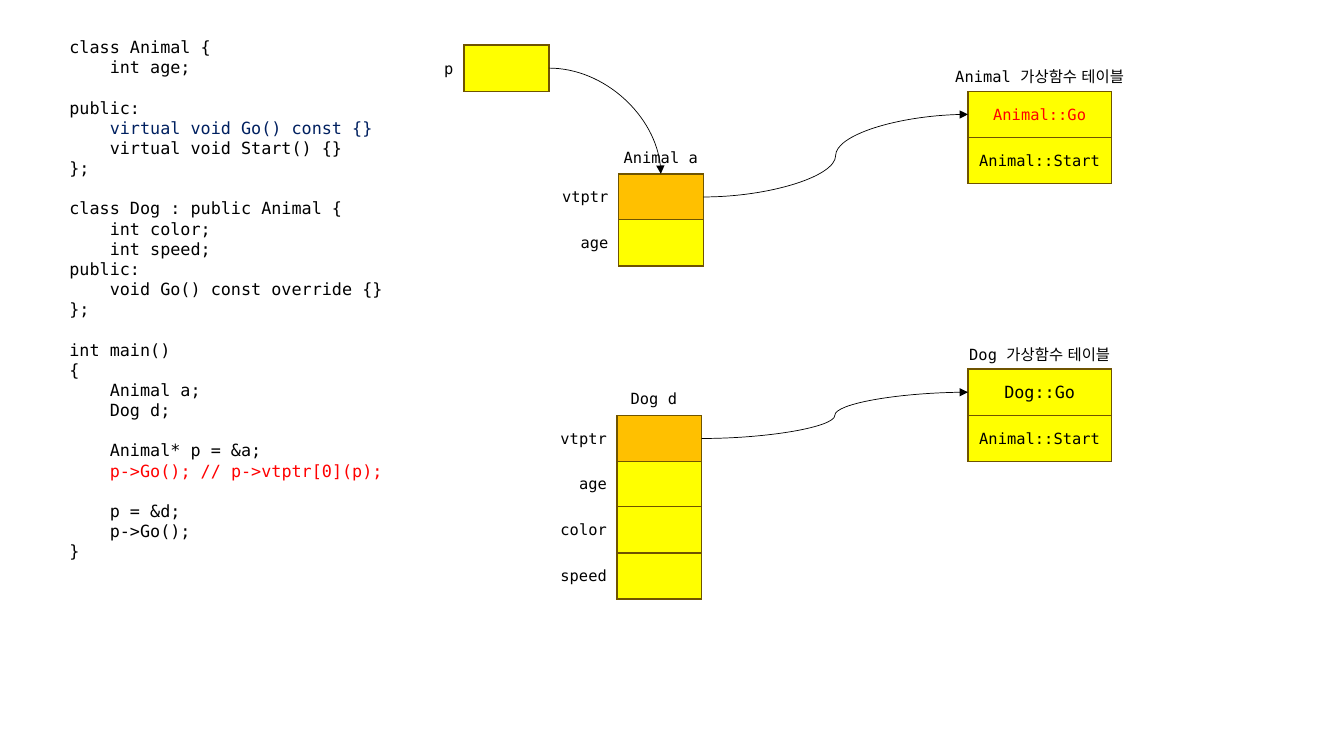
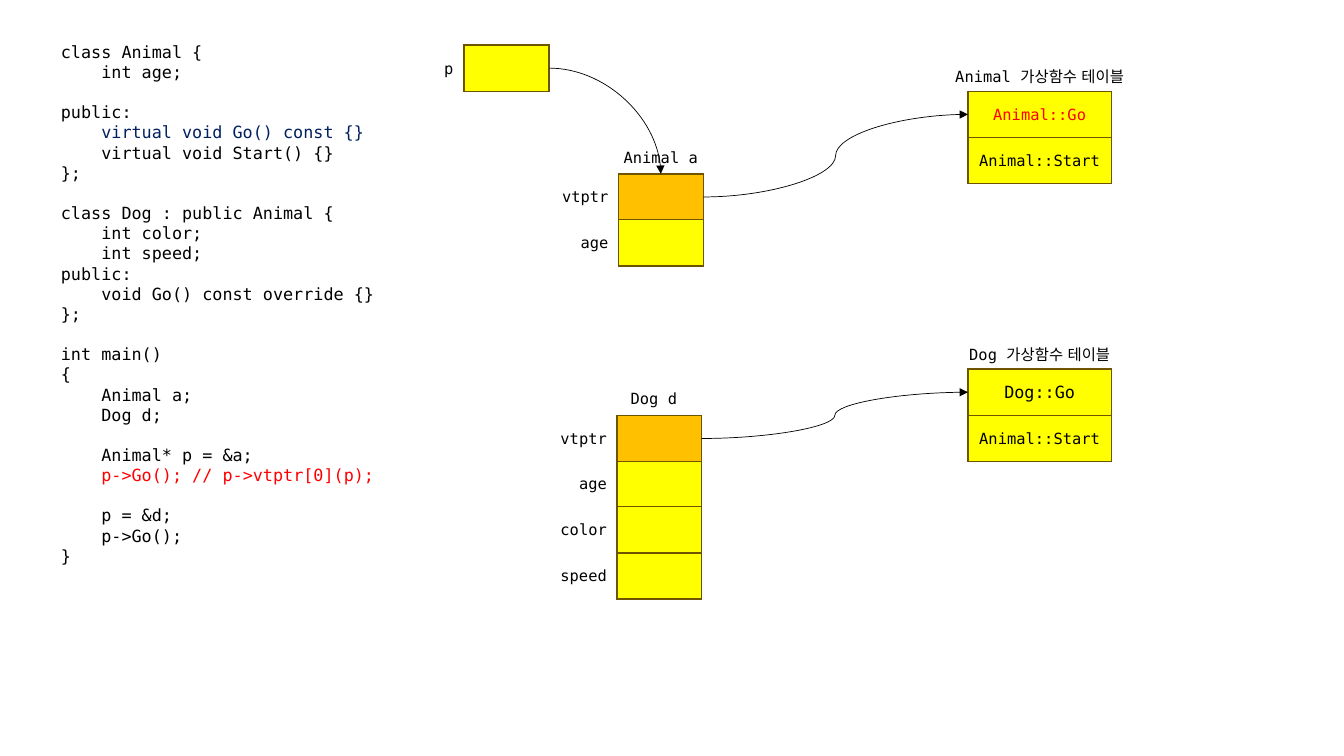
Before and after one commit to loopinf/hyundai_230612, a slide deck: slide 35 of 230612.pptx. Drawn at 1344x756 pixels with LibreOffice and Linux fonts; fonts in the diff are those of the drawing. Boxes give left, top, right and bottom in pixels: in the first picture for what was removed or moved away, otherwise in the second. Text is boxed around its words. In the diff, an @@ line names an element or a change of style, - is before the commit and + after.

```diff
--- a/230612.pptx
+++ b/230612.pptx
@@ text "class Animal {": place and size @@
-text "class Animal {" at <box>69,40,383,541</box>
+text "class Animal {" at <box>61,45,375,546</box>
```
Also in this commit, not shown: 1 other file.
